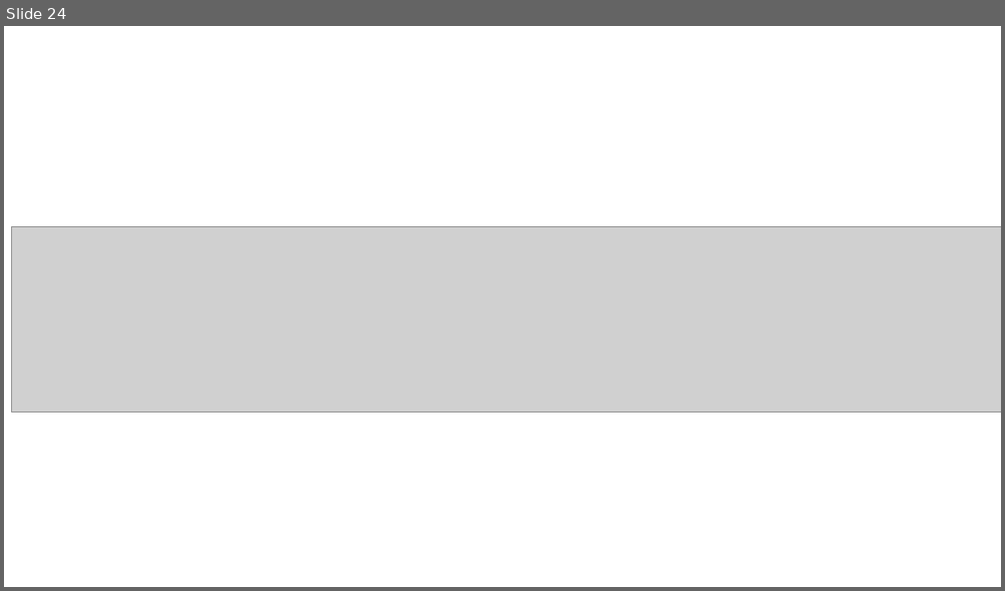
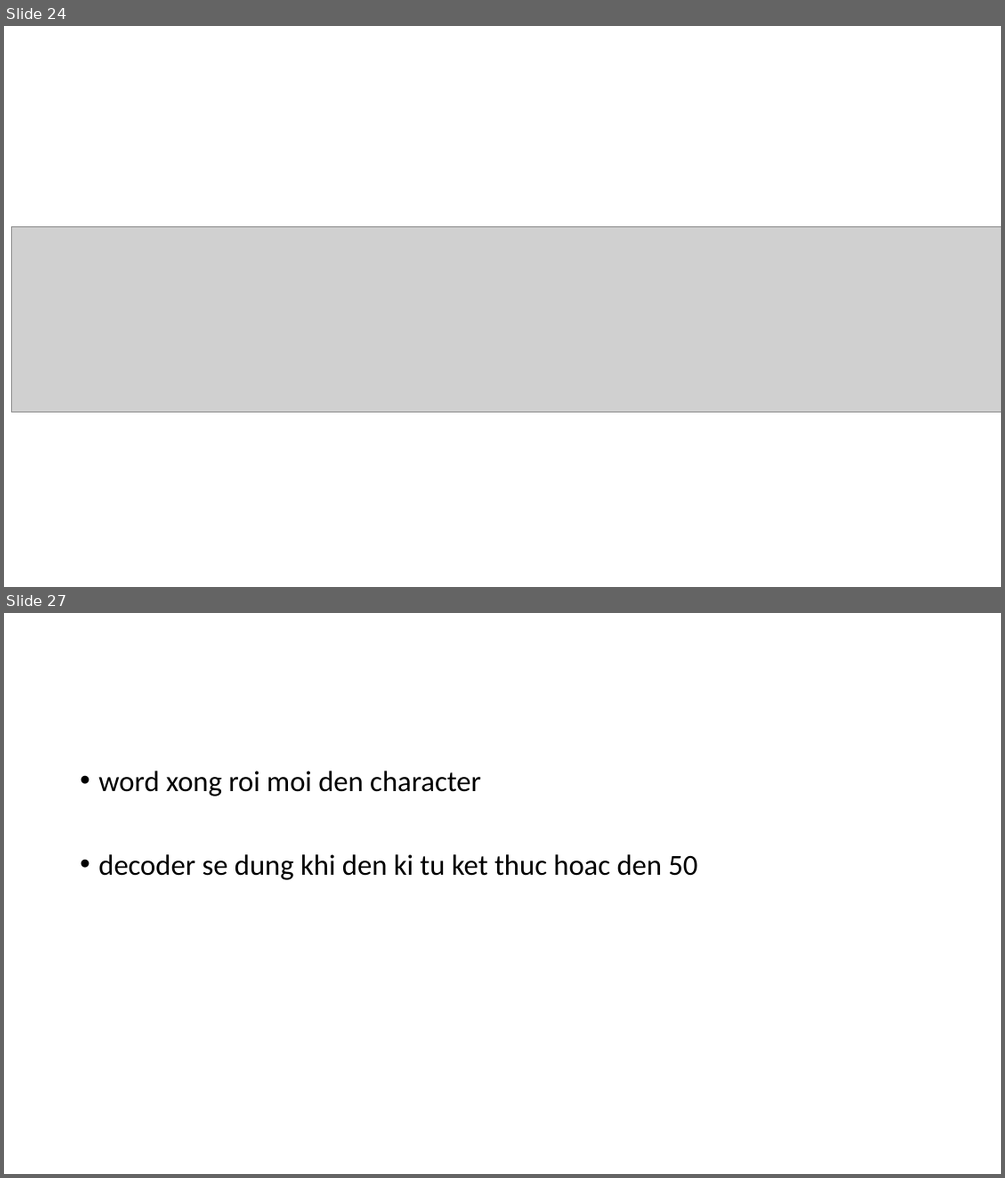
Before and after one commit to manhcntt21/TextNormSeq2Seq, a slide deck: Presentation1.pptx. Shown one above the other, each under a label of ours: slide 24 before the commit, slides 24 and 27 after it; the slides between them are not shown. The pictures are 1005x591 and 1005x1178 pixels, drawn with LibreOffice and Linux fonts; fonts in the diff are those of the drawing; grey boxes stand for pictures. Boxes give left, top, right and bottom in pixels: in the first picture for what was removed or moved away, otherwise in the second. Text is boxed around its words. In the diff, an @@ line names an element or a change of style, - is before the commit and + after.

```diff
--- a/Presentation1.pptx
+++ b/Presentation1.pptx
@@ slide 27 added at (4,613,1001,1174), background #FFFFFF @@
@@ text added at (98,771,697,880), 28 pt, text #000000 @@
+• word xong roi moi den character
+• decoder se dung khi den ki tu ket thuc hoac den 50
```
Also in this commit, not shown: 1 slide changed, 3 other slides added, 1 other file.
